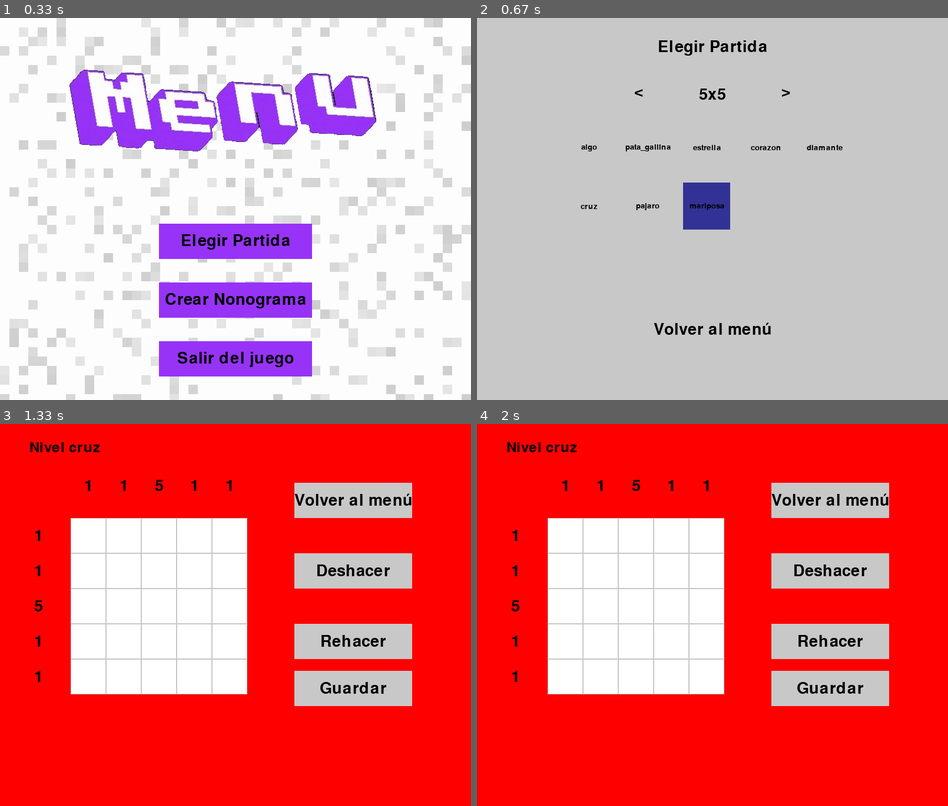
Above: before the commit, frames 1-4 (two rows, left to right).
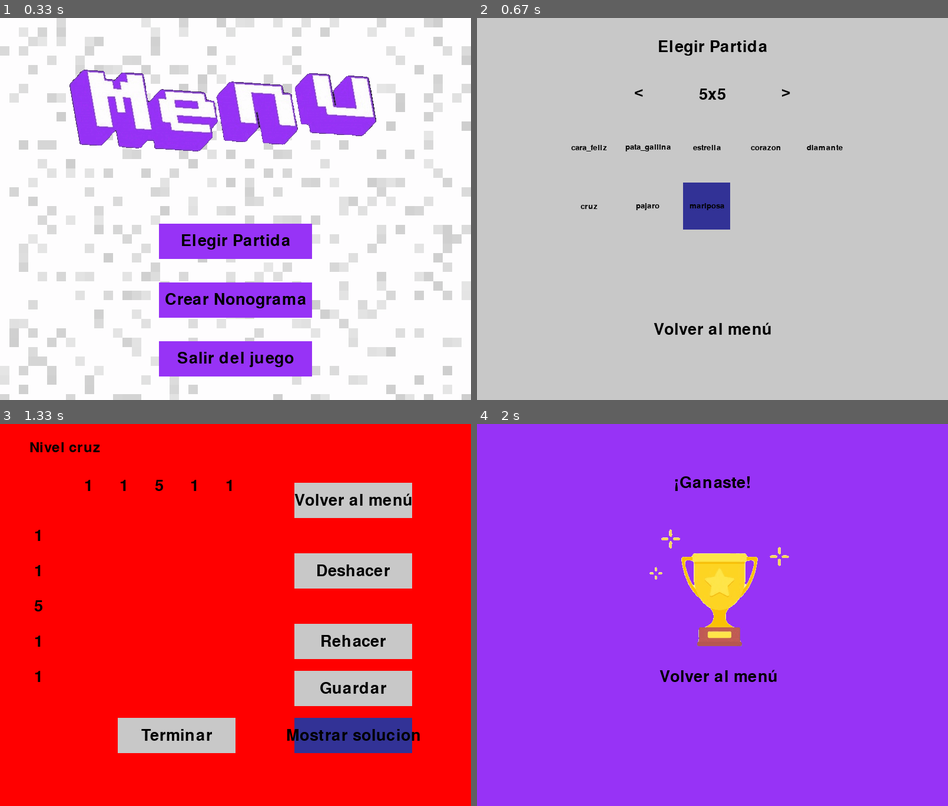
Above: after the commit, the same moments.

Repository: Diego-ipt/Pygame_nonograma
Game: pygame game, started from inicio.py
The game is run twice, just before and just after one commit, with the same random seed, the same clock (stepped at 60 frames per second) and the same inputs.
Inputs (mouse positions are in pixels of both pictures, inside the frame that each line leads up to):
- Up to frame 1 (0.33 s): no input
- Up to frame 2 (0.67 s): click (693, 224) at 0.43 s
- Up to frame 3 (1.33 s): click (122, 618) at 0.72 s; click (353, 737) at 1.08 s, where only the run after the commit has a clickable "Mostrar solucion"
- Up to frame 4 (2 s): click (769, 649) at 1.45 s; click (655, 737) at 1.83 s, where only the run after the commit has a clickable "Terminar"

Frame 1 is identical in both runs. In frame 2, less than 0.1% of the frame differs, in the area x 20-28%, y 33-35%; in frame 3, 22%; in frame 4, 100%, in the area x 0-100%, y 0-100%.

Commit message:
feat: se agregaron botones nuevos junto a la funcionalidad de ver la solucion

Diff:
--- /dev/null
+++ b/levels/Registros/1_5_base.json
@@ -0,0 +1 @@
+{"identificador": "1_5_base", "avance": [[0, 0, 0, 0, 0], [0, 1, 0, 1, 0], [0, 0, 0, 0, 0], [0, 1, 0, 1, 0], [0, 0, 1, 0, 0]]}
--- a/levels/Registros/8_5_base.json
+++ b/levels/Registros/8_5_base.json
@@ -1 +1 @@
-{"identificador": "8_5_base", "avance": [[0, 0, 1, 0, 0], [0, 1, 0, 1, 0], [0, 0, 1, 0, 0], [0, 1, 0, 1, 0], [0, 0, 1, 0, 0]]}
+{"identificador": "8_5_base", "avance": [[1, 0, 1, 0, 1], [0, 1, 0, 1, 0], [1, 0, 1, 0, 1], [0, 1, 0, 1, 0], [1, 0, 1, 0, 0]]}
--- a/levels/base_levels/size_5/nivel_1_size_5.json
+++ b/levels/base_levels/size_5/nivel_1_size_5.json
@@ -1 +1 @@
-{"nivel": 1,"Name": "algo", "diseno": [[false, false, false, false, false], [false, true, false, true, false], [false, false, false, false, false], [false, true, false, true, false], [false, false, true, false, false]], "grid_size": 5}
+{"nivel": 1,"Name": "cara_feliz", "diseno": [[false, false, false, false, false], [false, true, false, true, false], [false, false, false, false, false], [false, true, false, true, false], [false, false, true, false, false]], "grid_size": 5}
--- a/nonograma_core/Logica/tablero_nonograma.py
+++ b/nonograma_core/Logica/tablero_nonograma.py
@@ -40,6 +40,15 @@
         self.board = [[Cell() for _ in range(grid_size)] for _ in range(grid_size)]
         self.matriz_solucion = matriz_solucion
 
+    def estandar_matriz(self):
+        for row in range(self.grid_size):
+            for col in range(self.grid_size):
+                if(self.matriz_solucion[row][col] == True):
+                    self.matriz_solucion[row][col] = 1
+                else:
+                    self.matriz_solucion[row][col] = 0
+
+
     def draw(self, surface):
         for row, rowOfCells in enumerate(self.board):
             for col, cell in enumerate(rowOfCells):
@@ -74,6 +83,7 @@
         self.surface = pygame.Surface((self.window_size, self.window_size))
         self.clock = pygame.time.Clock()
         self.board = Board(grid_size, self.cell_size, matriz_solucion)
+        self.board.estandar_matriz()
         self.running = True
         self.font = pygame.font.Font(None, 74)
         self.won = False
@@ -97,13 +107,13 @@
                     self.stack.push(pos)
 
     def run(self, main_window, x, y, events):
-        if self.running == True:
-            self.handle_events(events, (x, y))
         self.surface.fill(GRIS)
         self.board.draw(self.surface)
+        if self.running:
+            self.handle_events(events, (x, y))
+            main_window.blit(self.surface, (x, y))
         if self.won:
             return True
-        main_window.blit(self.surface, (x, y))
         return False
 
     def getCellSize(self):
@@ -120,6 +130,18 @@
             pos_aux = self.stack_redo.pop()
             self.stack.push(pos_aux)
             self.board.handle_click(pos_aux)
+
+    def auto_win(self):
+        for row in range(self.board.grid_size):
+            for col in range(self.board.grid_size):
+                if(self.board.matriz_solucion[row][col] == 1):
+                    self.board.board[row][col].clicked = 1
+                elif(self.board.matriz_solucion[row][col] == 0):
+                    self.board.board[row][col].clicked = 0
+                else:
+                    print("Error en la matriz solucion")
+        self.running = False
+        self.won = True
 
 # def main():
 #     pygame.init()
--- a/nonograma_core/Ventanas/VentanaElegirPartida.py
+++ b/nonograma_core/Ventanas/VentanaElegirPartida.py
@@ -80,7 +80,6 @@
 
     def iniciar_juego(self, partida_seleccionada):
         game = partida_seleccionada  # Reinicia el juego
-        game.running = True
         self.cambiar_ventana('ventana_nonograma_game', game, self.nombre_nivel_elegido)
 
     def dibujar(self):
@@ -116,7 +115,7 @@
                     print("cargando partida con progreso")
                     for row in range(self.game.board.grid_size):
                         for col in range(self.game.board.grid_size):
-                            self.game.board.board[row][col].clicked = self.search.avance[row][col]
+                            self.game.board.board[row][col].clicked = int(self.search.avance[row][col])
                     self.iniciar_juego(self.game)
                 else:
                     print("No se cargo el progreso")
--- a/nonograma_core/Ventanas/VentanaNonogramaGame.py
+++ b/nonograma_core/Ventanas/VentanaNonogramaGame.py
@@ -16,8 +16,11 @@
         super().__init__(pantalla, cambiar_ventana)
         self.game = game
         self.nombre_nivel = nombre_nivel
-        self.running = True
         self.registro= Guardado(nombre_nivel, game, game.identificador)
+
+    def victoria(self):
+        self.cambiar_ventana('ventana_victoria')
+        self.game.running = False
 
     # En el bucle principal del juego
     def dibujar(self):
@@ -59,14 +62,13 @@
                                   offset_x + j * tamano_celda + tamano_celda // 2,
                                   offset_y - 40 - len(columna) * 15 + k * 25)
 
-        boton("Volver al menú", 500, 100, 200, 60, GRIS, AZUL_OSCURO, pantalla,
-              lambda: self.cambiar_ventana('menu_principal'))
+        boton("Volver al menú", 500, 100, 200, 60, GRIS, AZUL_OSCURO, pantalla, lambda: self.cambiar_ventana('menu_principal'))
         boton("Deshacer", 500, 220, 200, 60, GRIS, AZUL_OSCURO, pantalla, self.game.deshacer)
         boton("Rehacer", 500, 340, 200, 60, GRIS, AZUL_OSCURO, pantalla, self.game.rehacer)
         boton("Guardar", 500, 420, 200, 60, GRIS, AZUL_OSCURO, pantalla, self.registro.Save_progress)
+        boton("Mostrar solucion", 500, 500, 200, 60, GRIS, AZUL_OSCURO, pantalla, self.game.auto_win)
 
         if self.game.run(pantalla, *game_position, pygame.event.get()):
-            self.game.running = False
-            self.cambiar_ventana('ventana_victoria')
+            boton("Terminar", 200, 500, 200, 60, GRIS, AZUL_OSCURO, pantalla, self.victoria)
 
         pygame.display.flip()  # Actualiza la pantalla en cada iteración del bucle
